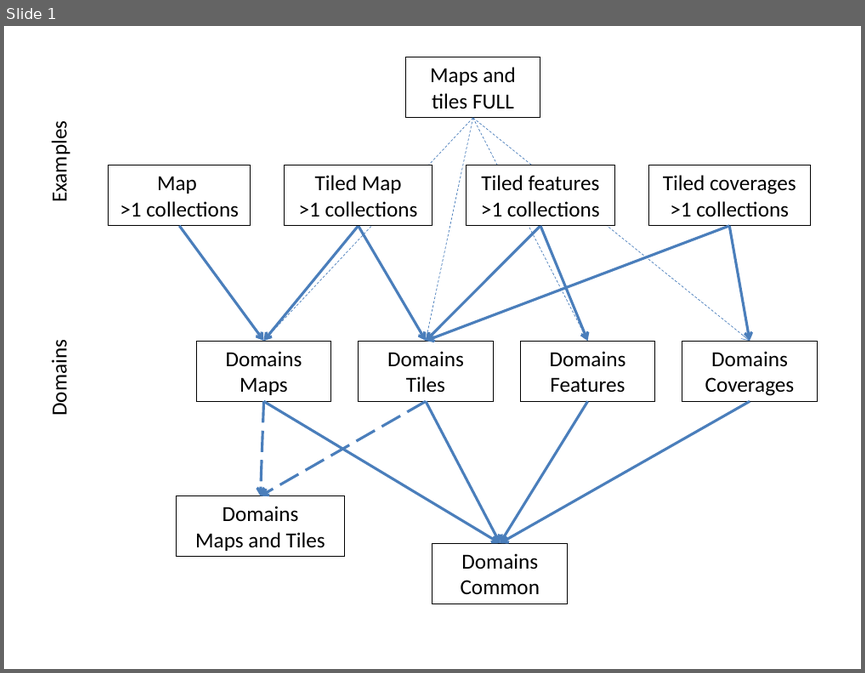
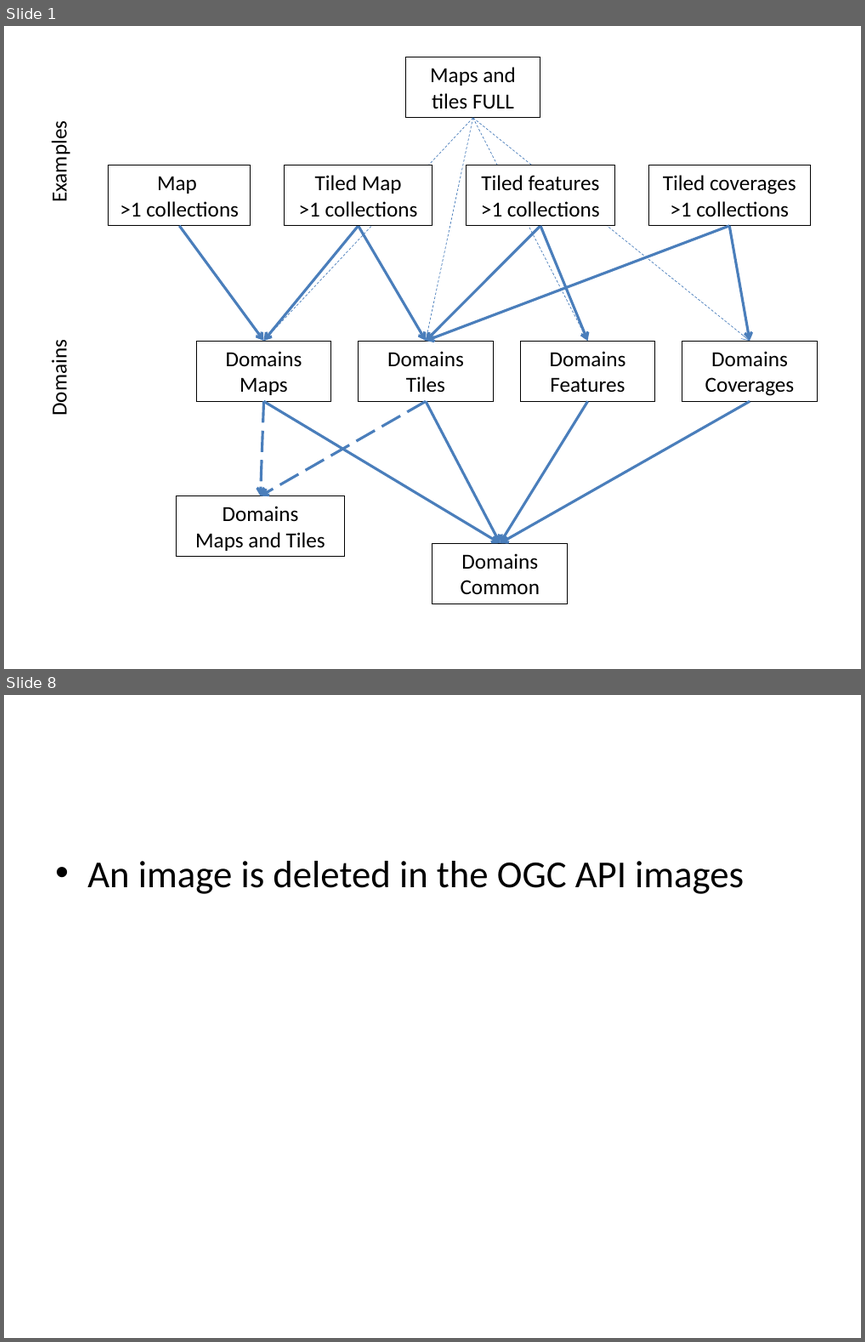
Before and after one commit to opengeospatial/ogcapi-maps, a slide deck: standard/images/diagrams.pptx. Shown one above the other, each under a label of ours: slide 1 before the commit, slides 1 and 8 after it; the slides between them are not shown. The pictures are 865x673 and 865x1342 pixels, drawn with LibreOffice and Linux fonts; fonts in the diff are those of the drawing. Boxes give left, top, right and bottom in pixels: in the first picture for what was removed or moved away, otherwise in the second. Text is boxed around its words. In the diff, an @@ line names an element or a change of style, - is before the commit and + after.

```diff
--- a/standard/images/diagrams.pptx
+++ b/standard/images/diagrams.pptx
@@ slide 8 added at <box>4,695,861,1338</box>, background #FFFFFF @@
@@ text added at <box>87,861,744,894</box>, 32 pt, text #000000 @@
+• An image is deleted in the OGC API images
```
Also in this commit, not shown: 6 other slides added, 47 other files.
